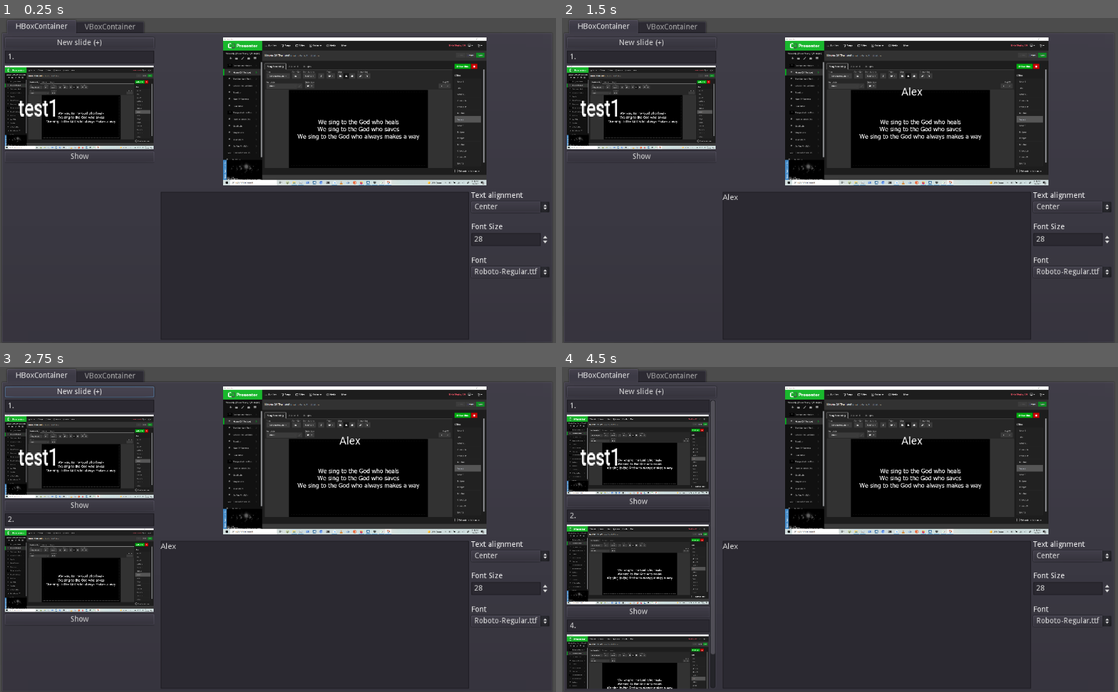
Above: before the commit, frames 1-4 (two rows, left to right).
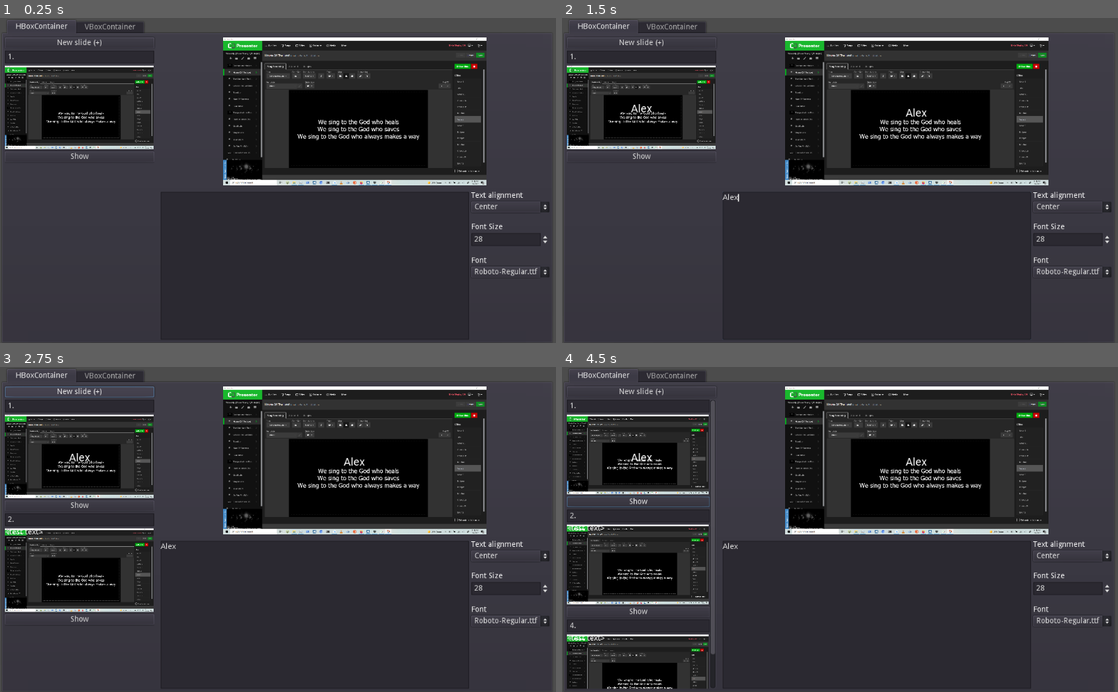
Above: after the commit, the same moments.

Repository: aklapatch/worship-attemp-godot
Game: Godot game, scene res://main.tscn
Two runs of this game, one before a commit and one after it. Both use one fixed random seed, a clock stepped at 60 frames per second and the inputs below.
Inputs (mouse positions are in pixels of both pictures, inside the frame that each line leads up to):
- Up to frame 1 (0.25 s): no input
- Up to frame 2 (1.5 s): click (878, 265) at 0.52 s; type "Alex" at 0.6 s; click "test1" (after the commit: "Alex") at 1.25 s
- Up to frame 3 (2.75 s): click "New slide (+)" at 2 s
- Up to frame 4 (4.5 s): click "New slide (+)" at 2.75 s; click "Show" at 3.5 s; click "<test text>" at 4.25 s

The runs differ from the first frame. In frame 1, 0.2% of the frame differs, in the area x 3-10%, y 25-31%; in frame 2, 0.3%; in frame 3, 0.4%; in frame 4, 0.6%, in the area x 0-66%, y 21-85%.
Error after the commit: Invalid get index 'size' (on base: 'Nil'). (res://slidetext_preview.gd:30)

Commit message:
Added some slide stuff

Diff:
--- a/PicDisplayButtpn.gd
+++ b/PicDisplayButtpn.gd
@@ -18,6 +18,7 @@
 
 func button_pressed():
 	print("Tex button pressed")
+	# TODO: add code to grab the text from the nested RightText label and push it to the preview
 
 func resize_self():
 	# change the vertical size to match the aspect ratio of the texture
@@ -29,6 +30,11 @@
 		var needed_height = int(width*aspect_ratio)
 
 		self.rect_min_size.y = needed_height
+
+		# resize the child too
+		var prev_text = get_child(0)
+		prev_text.rect_min_size.y = needed_height
+		prev_text.rect_min_size.x = width
 # Called every frame. 'delta' is the elapsed time since the previous frame.
 #func _process(delta):
 #	pass
--- a/Previewtext.gd
+++ b/Previewtext.gd
@@ -1,12 +1,28 @@
 extends RichTextLabel
-
 
 # Declare member variables here. Examples:
 # var a = 2
 # var b = "text"
 
+# TODO: see if this is needed for font caching. Doesn't seem necessary now.
 onready var font_dict = {}
 onready var curr_font = DynamicFont.new()
+onready var num_lines = 0
+
+# When the text changes in this node, push the font size, type, and the text
+# Default to the first node in the slide list
+# TODO: how to handle deleted nodes?
+onready var push_node = get_node("/root/Control/TabContainer/HBoxContainer/HSplitContainer/VBoxContainer/ScrollContainer/VBoxContainer/TextureButton/RichTextLabel")
+# When a slide is selected, it should push itself to this node
+
+func update_text(new_text):
+	self.bbcode_text = new_text
+	push_node.bbcode_text = new_text
+
+# push the current font and the font size to the node we are updating
+func update_push_node():
+	push_node.set("custom_fonts/normal_font", curr_font)
+	pass
 
 # Load new font
 func load_font(font_name):
@@ -17,19 +33,33 @@
 	curr_font = new_font
 
 	self.set("custom_fonts/normal_font", curr_font)
+	update_push_node()
 
 func change_font_size(font_size: int):
 	curr_font.size = font_size
 	self.set("custom_fonts/normal_font", curr_font)
+	update_push_node()
 
 # Called when the node enters the scene tree for the first time.
 func _ready():
+	assert(push_node != null)
 	curr_font.size = 20
-	self.install_effect(load('res://vcenter.gd'))
-	pass # Replace with function body.
-
-
+	num_lines = self.get_visible_line_count()
 
 # Called every frame. 'delta' is the elapsed time since the previous frame.
-#func _process(delta):
-#	pass
+func _process(delta):
+	var new_num_lines = self.get_visible_line_count()
+	if new_num_lines != num_lines:
+		num_lines = new_num_lines
+
+		# use the font size to get the size we are total
+		var tot_y = curr_font.size * num_lines
+		# find the center of the parent vertically
+		var parent_y = self.get_parent_area_size().y
+		var parent_x = self.get_parent_area_size().x
+		var parent = self.get_parent()
+
+		var par_center = parent_y/2
+
+		var move_here = par_center - tot_y/2
+		self.rect_position.y  = move_here
--- a/font-alignment.gd
+++ b/font-alignment.gd
@@ -5,12 +5,19 @@
 # var a = 2
 # var b = "text"
 
+onready var text_edit = get_node("../../../TextEdit")
+
+func item_changed(idx):
+	# push the changed item text to the Text Edit node. That node will forward it to the previewtext
+	print("changing justification")
+	text_edit.set_just_push_text(idx)
+
 # Called when the node enters the scene tree for the first time.
 func _ready():
 	self.add_item("Center")
 	self.add_item("Left")
 	self.add_item("Right")
-	pass # Replace with function body.
+	self.connect("item_selected", self, "item_changed")
 
 # Called every frame. 'delta' is the elapsed time since the previous frame.
 #func _process(delta):
--- a/main.tscn
+++ b/main.tscn
@@ -10,12 +10,8 @@
 [ext_resource path="res://slideTextEdit.gd" type="Script" id=8]
 [ext_resource path="res://OptionButton2.gd" type="Script" id=9]
 [ext_resource path="res://Previewtext.gd" type="Script" id=10]
-[ext_resource path="res://Roboto-Medium.tres" type="DynamicFontData" id=11]
+[ext_resource path="res://slidetext_preview.gd" type="Script" id=11]
 [ext_resource path="res://font-alignment.gd" type="Script" id=12]
-
-[sub_resource type="DynamicFont" id=2]
-size = 30
-font_data = ExtResource( 11 )
 
 [sub_resource type="Theme" id=3]
 
@@ -44,8 +40,6 @@
 #func _process(delta):
 #	pass
 "
-
-[sub_resource type="DynamicFont" id=5]
 
 [sub_resource type="RichTextEffect" id=4]
 resource_local_to_scene = true
@@ -139,17 +133,12 @@
 script = ExtResource( 7 )
 
 [node name="RichTextLabel" type="RichTextLabel" parent="TabContainer/HBoxContainer/HSplitContainer/VBoxContainer/ScrollContainer/VBoxContainer/TextureButton"]
-margin_left = 25.0
-margin_top = 53.0
-margin_right = 107.0
-margin_bottom = 114.0
-rect_scale = Vector2( 1.08132, 1.45698 )
-size_flags_horizontal = 15
-size_flags_vertical = 7
-custom_fonts/normal_font = SubResource( 2 )
+margin_right = 40.0
+margin_bottom = 40.0
+size_flags_horizontal = 7
+size_flags_vertical = 0
 bbcode_enabled = true
-bbcode_text = "test1"
-text = "test1"
+script = ExtResource( 11 )
 
 [node name="Button" type="Button" parent="TabContainer/HBoxContainer/HSplitContainer/VBoxContainer/ScrollContainer/VBoxContainer"]
 margin_top = 32.0
@@ -176,15 +165,17 @@
 script = SubResource( 1 )
 
 [node name="Previewtext" type="RichTextLabel" parent="TabContainer/HBoxContainer/HSplitContainer/VSplitContainer/Preview"]
-anchor_left = 0.17
-anchor_right = 0.837
-anchor_bottom = 1.0
-margin_left = 0.279999
-margin_top = 88.0
-margin_right = -24.292
-margin_bottom = -77.0
+anchor_left = 0.5
+anchor_top = 0.5
+anchor_right = 0.5
+anchor_bottom = 0.5
+margin_left = -234.0
+margin_top = -8.5
+margin_right = 232.0
+margin_bottom = 9.5
 focus_mode = 2
-custom_fonts/normal_font = SubResource( 5 )
+size_flags_horizontal = 3
+size_flags_vertical = 4
 bbcode_enabled = true
 fit_content_height = true
 scroll_active = false
--- a/newslidebutton.gd
+++ b/newslidebutton.gd
@@ -5,6 +5,7 @@
 # var a = 2
 # var b = "text"
 onready var pic_script = load("res://PicDisplayButtpn.gd")
+onready var preview_text_script = load("res://slidetext_preview.gd")
 onready var item_list = get_node("../../ScrollContainer/VBoxContainer")
 
 # Called when the node enters the scene tree for the first time.
@@ -38,9 +39,10 @@
 
 	var new_text = RichTextLabel.new()
 	new_text.bbcode_enabled = true
-	new_text.bbcode_text = "[b]<test text>[/b]"
+	new_text.bbcode_text = "<test text>"
 	new_text.size_flags_horizontal = SIZE_EXPAND_FILL
 	new_text.size_flags_vertical = SIZE_EXPAND_FILL
+	new_text.set_script(preview_text_script)
 
 	var new_show_button = Button.new()
 	new_show_button.text = "Show"
--- a/project.godot
+++ b/project.godot
@@ -32,6 +32,11 @@
 [global]
 
 vsync=true
+memory=false
+
+[memory]
+
+limits/message_queue/max_size_kb=8192
 
 [physics]
 
--- a/slideTextEdit.gd
+++ b/slideTextEdit.gd
@@ -5,32 +5,32 @@
 # var b = "text"
 
 onready var previewtext = get_node("../../../Preview/Previewtext")
-onready var justification  = get_node("../HFlowContainer/VBoxContainer2/OptionButton2")
 
-onready var old_just = justification.selected
+onready var justify_text = 0
 onready var old_txt_len = len(self.text)
 
 # Called when the node enters the scene tree for the first time.
 func _ready():
 	assert(previewtext != null)
 
+func set_just_push_text(just_val):
+	# Set justification
+	justify_text = just_val
+	var preview_text = self.text
+	if justify_text == 2:
+		# Right justification
+		preview_text = '[right]' + preview_text + '[/right]'
+	elif justify_text == 0:
+		preview_text = '[center]' + preview_text + '[/center]'
+
+	previewtext.update_text(preview_text)
+
 # reach out to the preview text and update it when we have changed
 # Called every frame. 'delta' is the elapsed time since the previous frame.
 # warning-ignore:unused_argument
 func _process(delta):
 	var new_len = len(self.text)
-	if new_len != old_txt_len or old_just != justification.selected:
-		old_txt_len = new_len
-		old_just = justification.selected
-
-		# add bbcode tags based on bold/italic buttons
-		var preview_text = self.text
-
-		# Set justification
-		if justification.selected == 2:
-			# Right justification
-			preview_text = '[right]' + preview_text + '[/right]'
-		elif justification.selected == 0:
-			preview_text = '[center]' + preview_text + '[/center]'
-
-		previewtext.bbcode_text = preview_text
+	if new_len != old_txt_len:
+		set_just_push_text(justify_text)
+	elif new_len == 0:
+		previewtext.update_text("")
--- /dev/null
+++ b/slidetext_preview.gd
@@ -0,0 +1,40 @@
+extends RichTextLabel
+
+
+# Declare member variables here. Examples:
+# var a = 2
+# var b = "text"
+
+onready var num_lines = 0
+
+# Called when the node enters the scene tree for the first time.
+func _ready():
+	self.bbcode_enabled = true
+	self.size_flags_horizontal = SIZE_EXPAND_FILL | SIZE_SHRINK_CENTER
+	self.size_flags_vertical = SIZE_SHRINK_CENTER
+	self.scroll_active = false
+	self.fit_content_height
+	num_lines = self.get_visible_line_count()
+	pass # Replace with function body.
+
+
+# Called every frame. 'delta' is the elapsed time since the previous frame.
+# Called every frame. 'delta' is the elapsed time since the previous frame.
+func _process(delta):
+	var new_num_lines = self.get_visible_line_count()
+	if new_num_lines != num_lines:
+		num_lines = new_num_lines
+
+		var font = self.get("custom_fonts/normal_font")
+		# use the font size to get the size we are total
+		var tot_y = font.size * num_lines
+
+		# find the center of the parent vertically
+		var parent_y = self.get_parent_area_size().y
+		var parent_x = self.get_parent_area_size().x
+		var parent = self.get_parent()
+
+		var par_center = parent_y/2
+
+		var move_here = par_center - tot_y/2
+		self.rect_position.y  = move_here
Not shown: 1 places in main.tscn that only renumber resources
